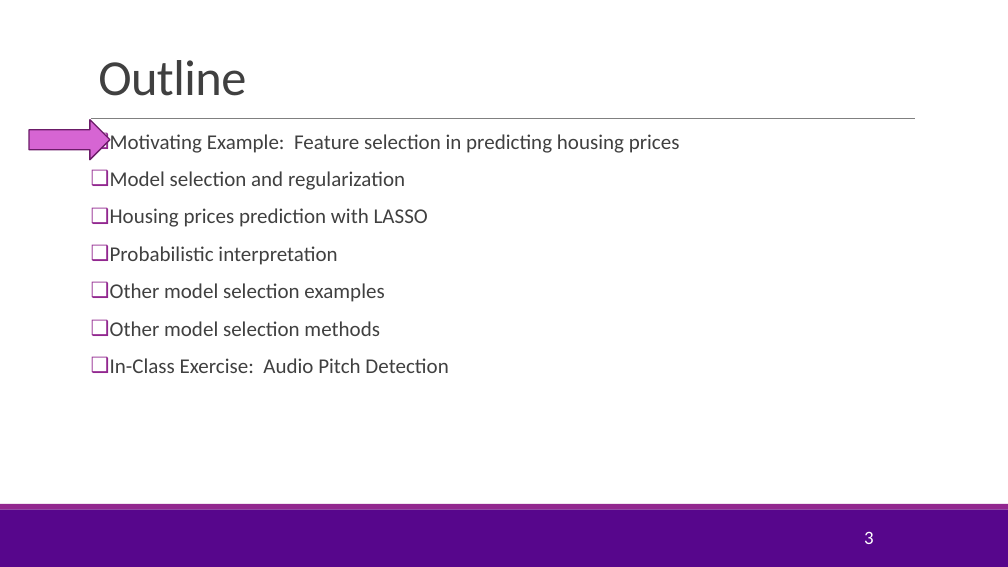
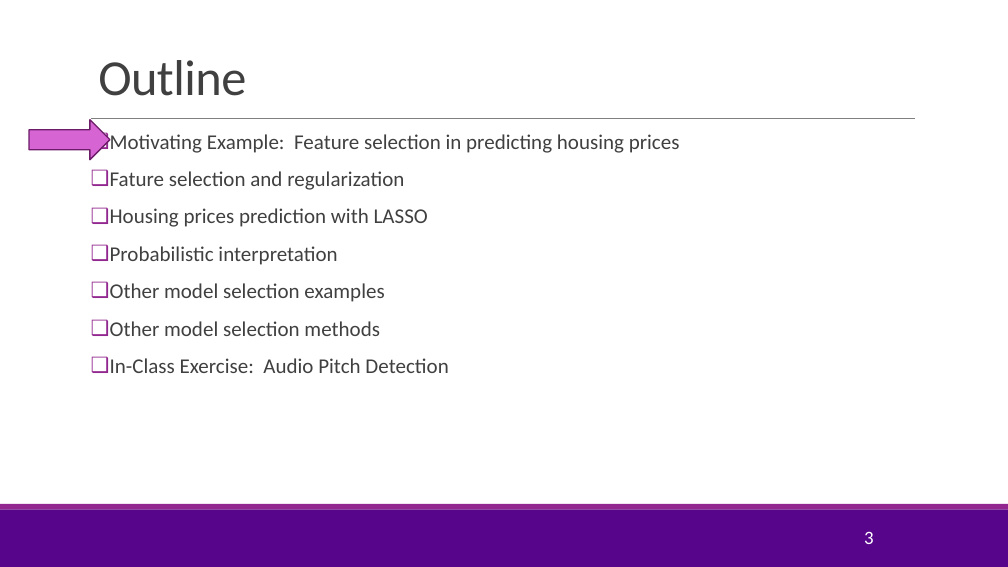
Before and after one commit to pliugithub/MachineLearning, a slide deck: slide 3 of lectures/Lect05_Lasso.pptx. Drawn at 1008x567 pixels with LibreOffice and Linux fonts; fonts in the diff are those of the drawing; background and template pictures are left out. Boxes give left, top, right and bottom in pixels: in the first picture for what was removed or moved away, otherwise in the second. Text is boxed around its words. In the diff, an @@ line names an element or a change of style, - is before the commit and + after.

```diff
--- a/lectures/Lect05_Lasso.pptx
+++ b/lectures/Lect05_Lasso.pptx
@@ text at (110,171,404,190): text changed @@
-❑ Model selection and regularization
+❑ Fature selection and regularization
```
Also in this commit, not shown: 2 other slides changed, 1 other file.
